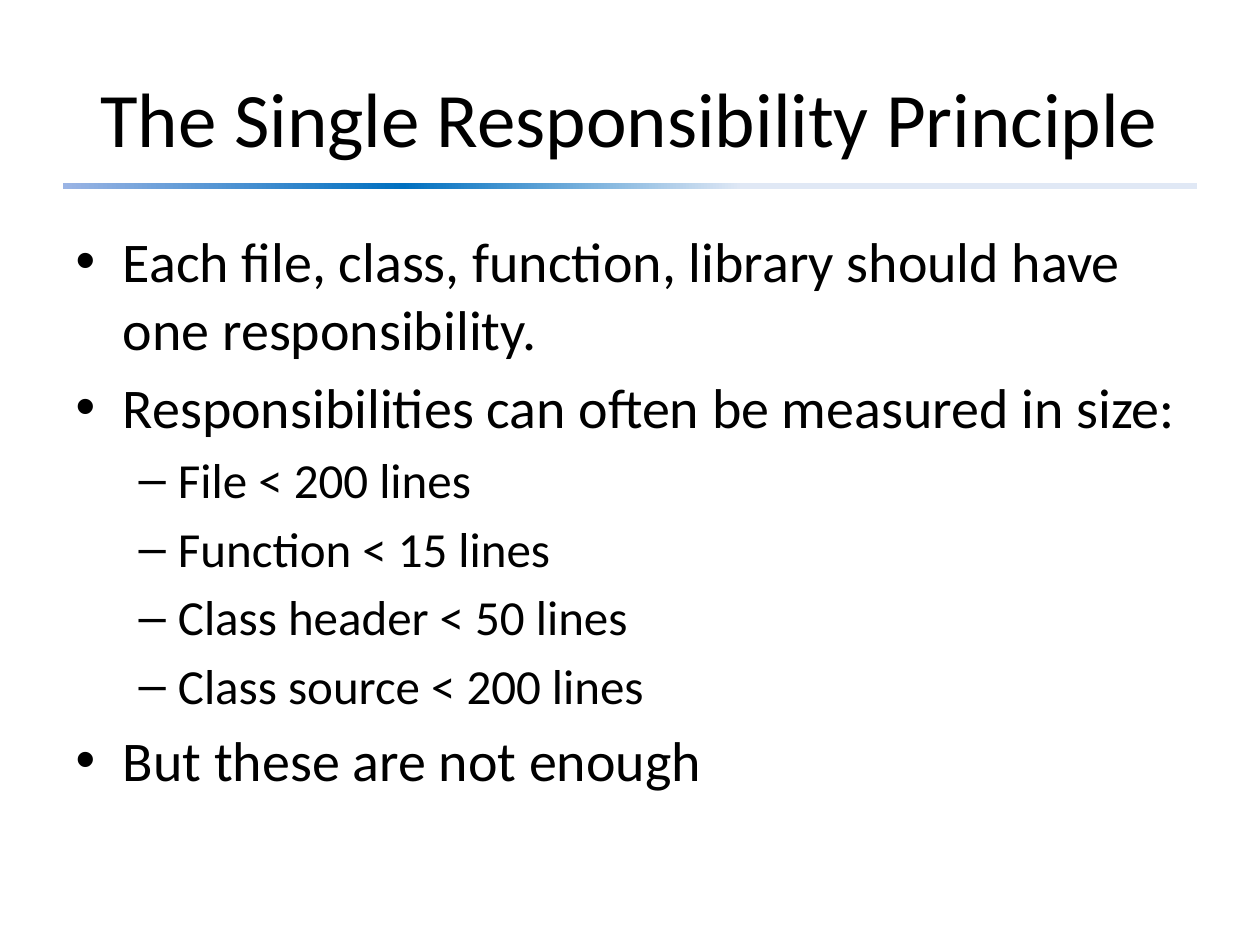
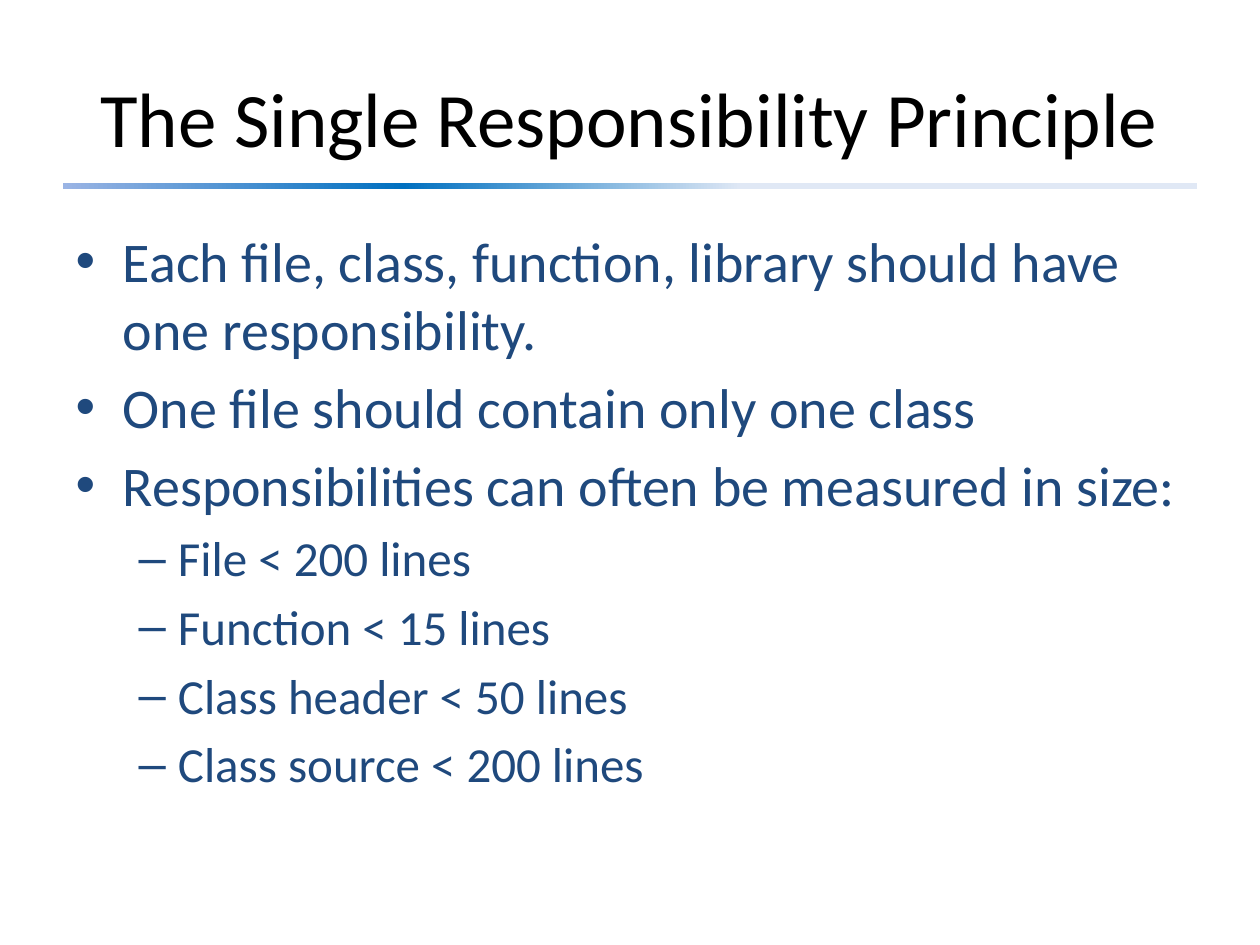
Before and after one commit to david-sackstein/solid-c-cpp, a slide deck: slide 11 of Module 1 - Principles You Need to Know.pptx (slide 10 before the commit). Drawn at 1260x945 pixels with LibreOffice and Linux fonts; fonts in the diff are those of the drawing. Boxes give left, top, right and bottom in pixels: in the first picture for what was removed or moved away, otherwise in the second. Text is boxed around its words. In the diff, an @@ line names an element or a change of style, - is before the commit and + after.

```diff
--- a/Module 1 - Principles You Need to Know.pptx
+++ b/Module 1 - Principles You Need to Know.pptx
@@ text at box(123, 243, 1174, 783): text colour #000000 to #1F497D in "Each file, class, function, library should have ...", "Responsibilities can often be measured in size:", "File < 200 lines", "Function < 15 lines" and 2 more places @@
@@ text at box(123, 389, 976, 437): paragraph added @@
+• One file should contain only one class
@@ text at box(123, 742, 701, 791): paragraph removed @@
-• But these are not enough
```
Also in this commit, not shown: 8 other slides changed, 1 slide added, 3 other files.
